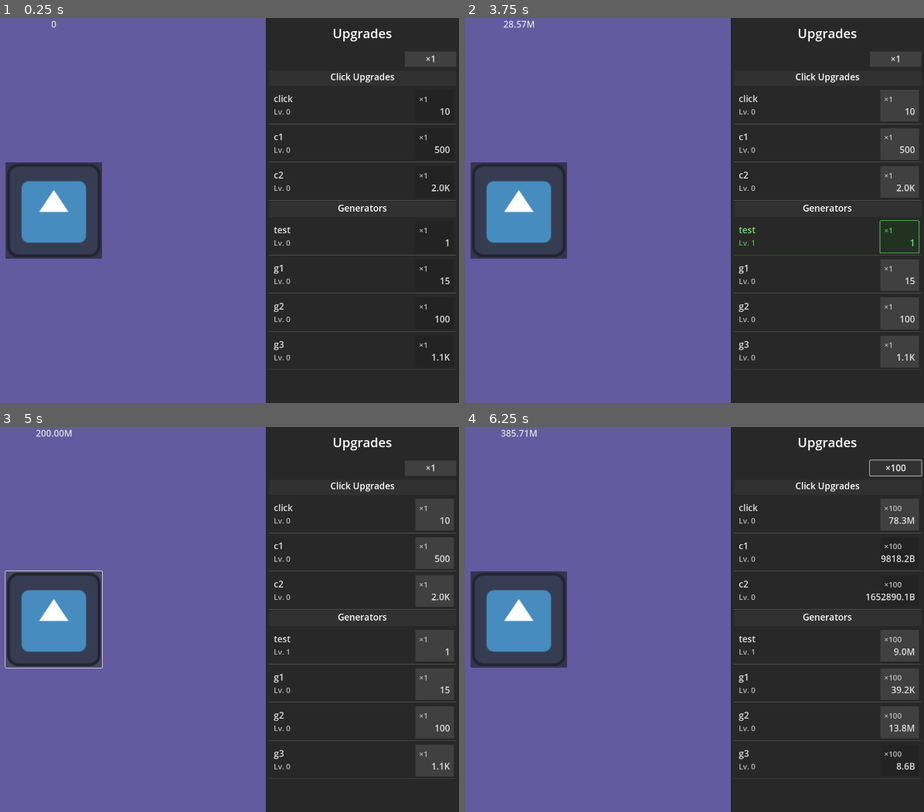
Above: before the commit, frames 1-4 (two rows, left to right).
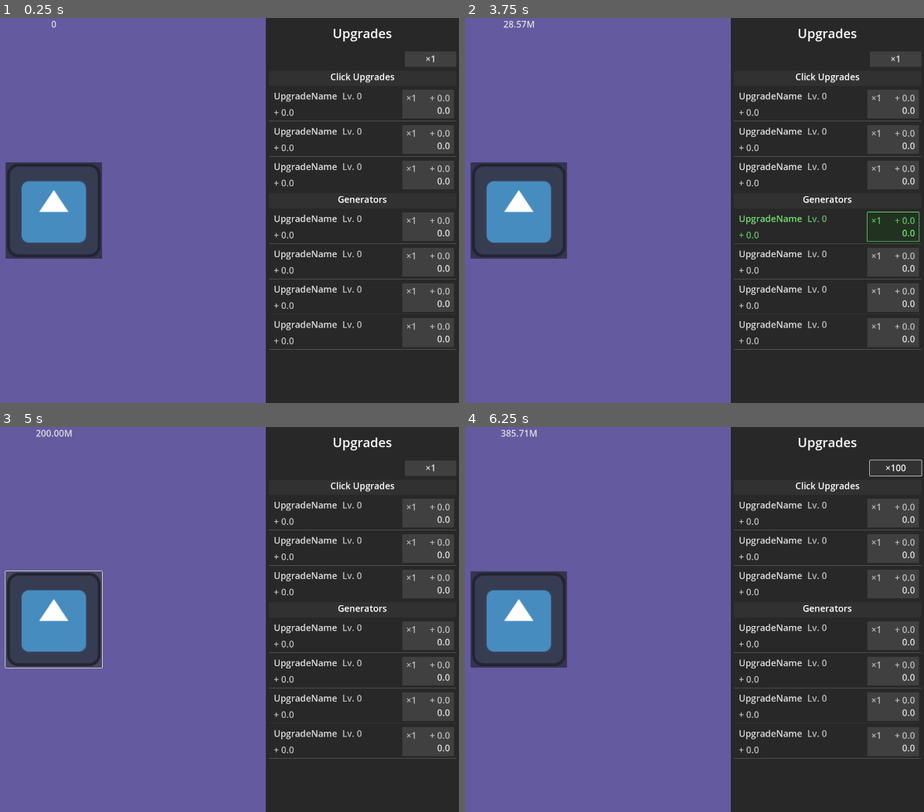
Above: after the commit, the same moments.

Repository: rwajm/godot-clicker
Game: Godot game, scene res://scenes/main.tscn
Two runs of this game, one before a commit and one after it. Both use one fixed random seed, a clock stepped at 60 frames per second and the inputs below. The engine's default icon, where the game draws it, is replaced by a stand-in: a white triangle on a blue panel in a dark square.
Inputs (mouse positions are in pixels of both pictures, inside the frame that each line leads up to):
- Up to frame 1 (0.25 s): no input
- Up to frame 2 (3.75 s): click (520, 210) at 0.5 s; click "×1" at 1.25 s; click "×10" at 2 s; click "×100" at 2.75 s; click (901, 237) at 3.52 s
- Up to frame 3 (5 s): click (55, 619) at 4.25 s
- Up to frame 4 (6.25 s): click "×1" at 5 s; click "×10" at 5.75 s

The runs differ from the first frame. In frame 1, 6.4% of the frame differs, in the area x 58-100%, y 18-89%; in frame 2, 3.5%; in frame 3, 3.3%; in frame 4, 4.6%.
Error after the commit: Invalid assignment of property or key 'text' with value of type 'String' on a base object of type 'null instance'. (res://scripts/upgrade_item.gd:42)

Commit message:
UpgradeItem 씬 수정
발전기별 생산량, 업그레이드 구매시 생산량 증가 표시 라벨 추가

Diff:
--- a/assets/label_settings_description.tres
+++ b/assets/label_settings_description.tres
@@ -2,5 +2,5 @@
 
 [resource]
 line_spacing = 0.0
-font_size = 24
+font_size = 28
 font_color = Color(0.733333, 0.733333, 0.733333, 1)
--- a/scenes/upgrade_item.tscn
+++ b/scenes/upgrade_item.tscn
@@ -8,12 +8,11 @@
 
 [sub_resource type="StyleBoxEmpty" id="StyleBoxEmpty_n2pwb"]
 content_margin_left = 12.0
-content_margin_top = 12.0
+content_margin_top = 6.0
 content_margin_right = 12.0
-content_margin_bottom = 12.0
+content_margin_bottom = 6.0
 
 [node name="UpgradeItem" type="PanelContainer"]
-custom_minimum_size = Vector2(0, 115)
 anchors_preset = 10
 anchor_right = 1.0
 offset_bottom = 115.0
@@ -21,15 +20,27 @@
 theme_override_styles/panel = ExtResource("1_mdhk6")
 script = ExtResource("2_n2pwb")
 
+[node name="MarginContainer" type="MarginContainer" parent="."]
+layout_mode = 2
+theme_override_constants/margin_left = 12
+theme_override_constants/margin_top = 8
+theme_override_constants/margin_right = 12
+theme_override_constants/margin_bottom = 8
+
 [node name="HBoxContainer" type="HBoxContainer" parent="."]
 layout_mode = 2
-theme_override_constants/separation = 16
 
 [node name="VBoxContainer" type="VBoxContainer" parent="HBoxContainer"]
 layout_mode = 2
 size_flags_horizontal = 2
+size_flags_vertical = 4
+theme_override_constants/separation = 12
 
-[node name="NameLabel" type="Label" parent="HBoxContainer/VBoxContainer"]
+[node name="HBoxContainer" type="HBoxContainer" parent="HBoxContainer/VBoxContainer"]
+layout_mode = 2
+theme_override_constants/separation = 16
+
+[node name="NameLabel" type="Label" parent="HBoxContainer/VBoxContainer/HBoxContainer"]
 layout_mode = 2
 size_flags_horizontal = 0
 size_flags_vertical = 10
@@ -37,18 +48,25 @@
 label_settings = ExtResource("3_isks0")
 vertical_alignment = 1
 
-[node name="LevelLabel" type="Label" parent="HBoxContainer/VBoxContainer"]
+[node name="LevelLabel" type="Label" parent="HBoxContainer/VBoxContainer/HBoxContainer"]
 layout_mode = 2
 size_flags_horizontal = 0
-size_flags_vertical = 2
+size_flags_vertical = 10
 text = "Lv. 0"
 label_settings = ExtResource("4_0e4al")
 vertical_alignment = 1
 
+[node name="GenerateLabel" type="Label" parent="HBoxContainer/VBoxContainer"]
+layout_mode = 2
+size_flags_horizontal = 0
+size_flags_vertical = 2
+text = "+ 0.0"
+label_settings = ExtResource("4_0e4al")
+vertical_alignment = 1
+
 [node name="UpgradeButton" type="Button" parent="HBoxContainer"]
-custom_minimum_size = Vector2(120, 0)
+custom_minimum_size = Vector2(160, 0)
 layout_mode = 2
-size_flags_horizontal = 8
 theme_override_styles/normal = ExtResource("5_n2pwb")
 
 [node name="PanelContainer" type="PanelContainer" parent="HBoxContainer/UpgradeButton"]
@@ -61,31 +79,37 @@
 mouse_filter = 1
 theme_override_styles/panel = SubResource("StyleBoxEmpty_n2pwb")
 
-[node name="Control" type="Control" parent="HBoxContainer/UpgradeButton/PanelContainer"]
+[node name="HBoxContainer" type="HBoxContainer" parent="HBoxContainer/UpgradeButton/PanelContainer"]
 layout_mode = 2
-mouse_filter = 1
+size_flags_vertical = 4
+theme_override_constants/separation = 16
 
-[node name="QuantityLabel" type="Label" parent="HBoxContainer/UpgradeButton/PanelContainer/Control"]
-layout_mode = 1
-offset_right = 27.0
-offset_bottom = 34.0
+[node name="QuantityLabel" type="Label" parent="HBoxContainer/UpgradeButton/PanelContainer/HBoxContainer"]
+layout_mode = 2
 size_flags_vertical = 0
 text = "×1"
 label_settings = ExtResource("4_0e4al")
 
-[node name="CostLabel" type="Label" parent="HBoxContainer/UpgradeButton/PanelContainer/Control"]
-layout_mode = 1
-anchors_preset = 3
-anchor_left = 1.0
-anchor_top = 1.0
-anchor_right = 1.0
-anchor_bottom = 1.0
-offset_left = -16.0
-offset_top = -39.0
-grow_horizontal = 0
-grow_vertical = 0
+[node name="VBoxContainer" type="VBoxContainer" parent="HBoxContainer/UpgradeButton/PanelContainer/HBoxContainer"]
+layout_mode = 2
+size_flags_horizontal = 3
+size_flags_vertical = 4
+theme_override_constants/separation = 0
+
+[node name="GenerationLabel" type="Label" parent="HBoxContainer/UpgradeButton/PanelContainer/HBoxContainer/VBoxContainer"]
+layout_mode = 2
 size_flags_horizontal = 8
 size_flags_vertical = 8
-text = "0"
+text = "+ 0.0"
+label_settings = ExtResource("4_0e4al")
+horizontal_alignment = 2
+vertical_alignment = 2
+
+[node name="CostLabel" type="Label" parent="HBoxContainer/UpgradeButton/PanelContainer/HBoxContainer/VBoxContainer"]
+layout_mode = 2
+size_flags_horizontal = 8
+size_flags_vertical = 8
+text = "0.0"
 label_settings = ExtResource("3_isks0")
 horizontal_alignment = 2
+vertical_alignment = 2
